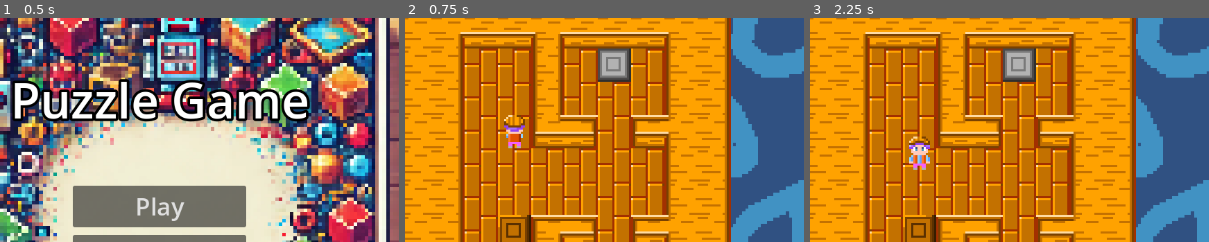
Above: before the commit, frames 1-3 (left to right).
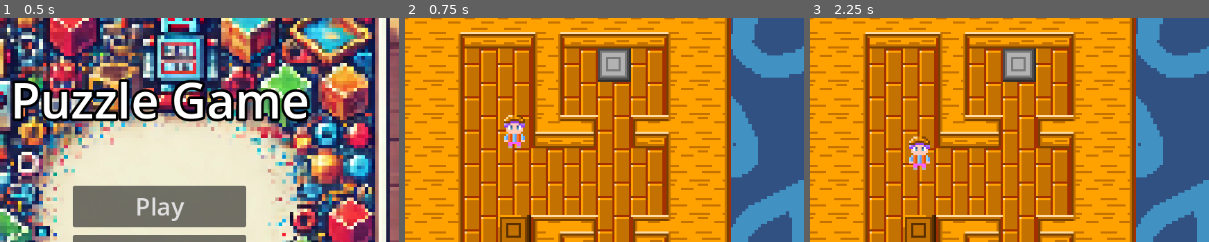
Above: after the commit, the same moments.

Repository: N3K0014/PuzzleGame
Game: Godot game, scene res://Main_Menu/main_menu.tscn
Same seed, same stepped clock (60 frames per second), same inputs: the game is played once before the commit and once after it.
Inputs:
- Up to frame 1 (0.5 s): no input
- Up to frame 2 (0.75 s): click "Play" at 0.5 s
- Up to frame 3 (2.25 s): tap Enter at 1.25 s; hold Right (ui_right) 1.28-2.03 s; tap Space at 2 s; hold Down (ui_down) from 2.03 s (still down)
The pictures show only the part of the screen within x 30-80%, y 8-58%; the shares and areas given below are measured in that part.

Frame 1 is identical in both runs. In frame 2, 0.4% of the frame differs, in the area x 24-31%, y 45-56%; in frame 3, nothing differs.

Commit message:
fix bug sprite

Diff:
--- a/Scenes/player.tscn
+++ b/Scenes/player.tscn
@@ -271,7 +271,7 @@
 
 [node name="PlayerSprite" type="AnimatedSprite2D" parent="."]
 sprite_frames = SubResource("SpriteFrames_4g1q1")
-animation = &"UpPush"
+animation = &"Sprite"
 centered = false
 
 [node name="Timer" type="Timer" parent="."]
